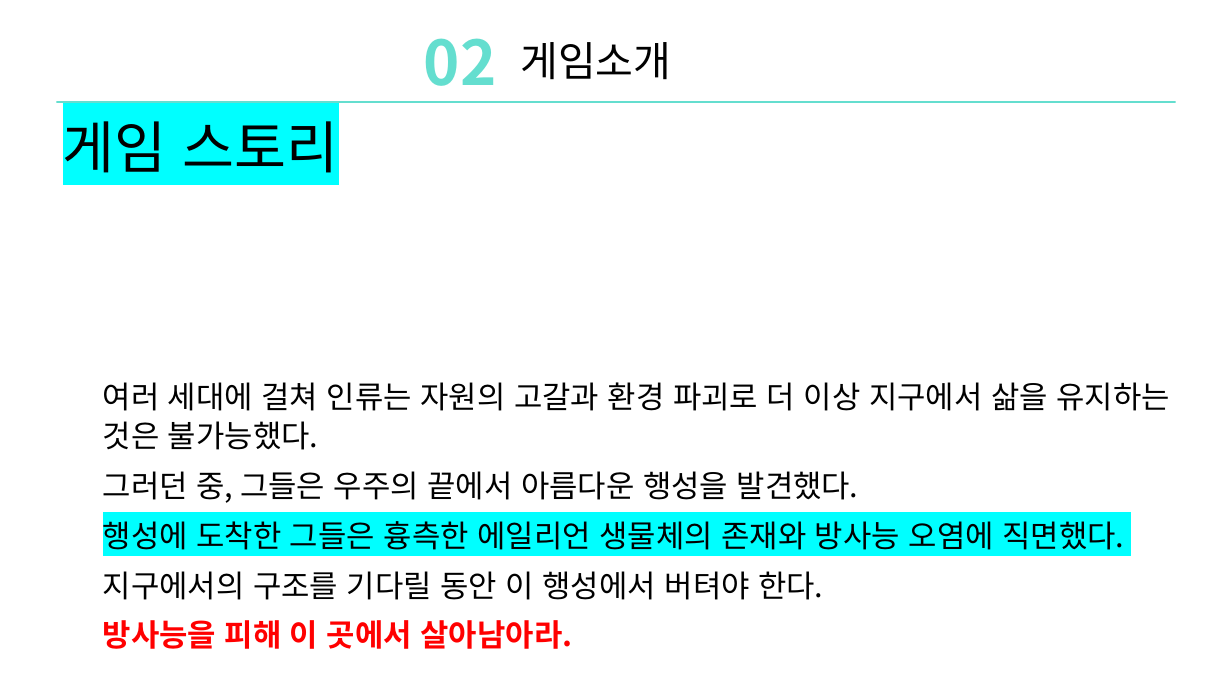
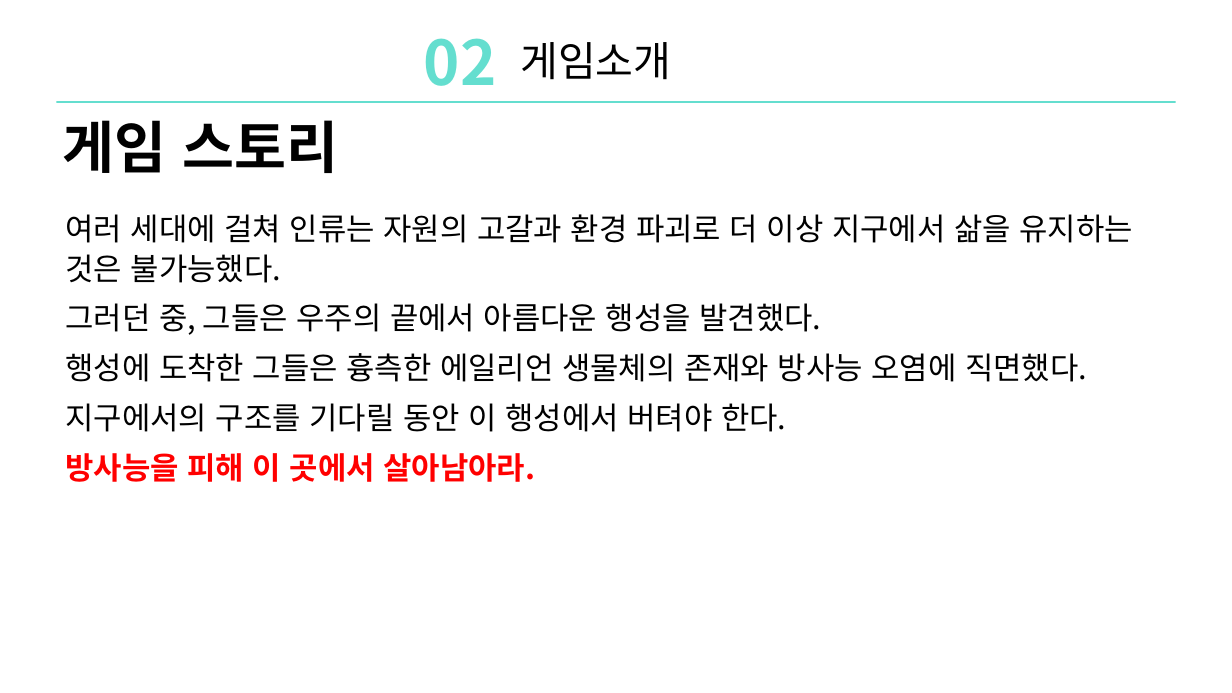
Before and after one commit to DoHanK/COLONY, a slide deck: slide 4 of 기획서/Colony_ppt발표.pptx (slide 5 before the commit). Drawn at 1232x693 pixels with LibreOffice and Linux fonts; fonts in the diff are those of the drawing. Boxes give left, top, right and bottom in pixels: in the first picture for what was removed or moved away, otherwise in the second. Text is boxed around its words. In the diff, an @@ line names an element or a change of style, - is before the commit and + after.

```diff
--- a/기획서/Colony_ppt발표.pptx
+++ b/기획서/Colony_ppt발표.pptx
@@ text "게임 스토리" at <box>63,120,339,173</box>: highlight #00FFFF to none, bold on @@
@@ text "여러 세대에 걸쳐 인류는 자원의 ...": place and size @@
-text "여러 세대에 걸쳐 인류는 자원의 ..." at <box>103,382,1170,649</box>
+text "여러 세대에 걸쳐 인류는 자원의 ..." at <box>66,214,1132,482</box>
@@ text at <box>66,353,1087,382</box>: highlight #00FFFF to none in "행성에 도착한 그들은 흉측한 에일리언 생물체의 존재와 ..." @@
```
Also in this commit, not shown: 12 other slides changed, 3 slides added, 3 slides removed, 1 other file.
